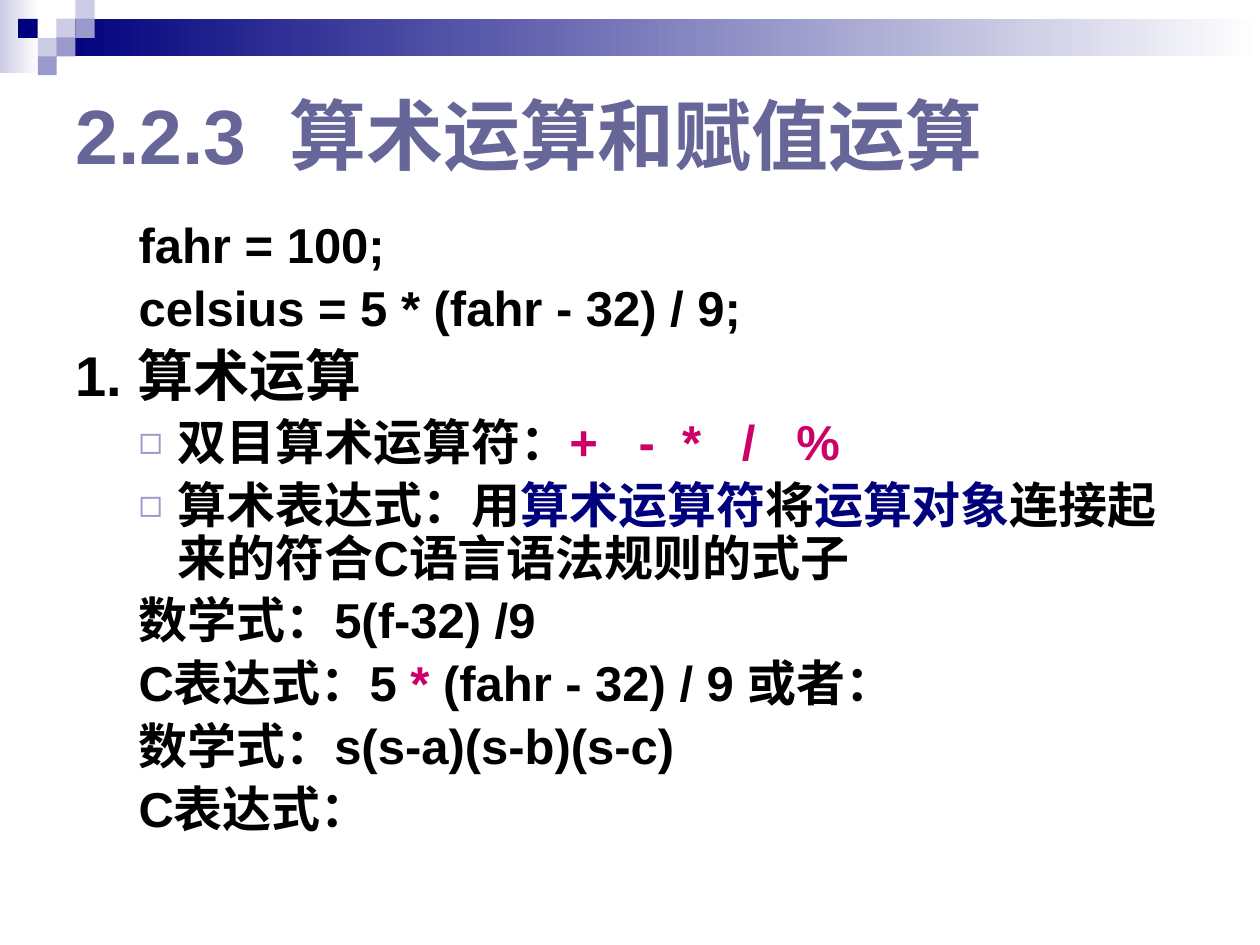
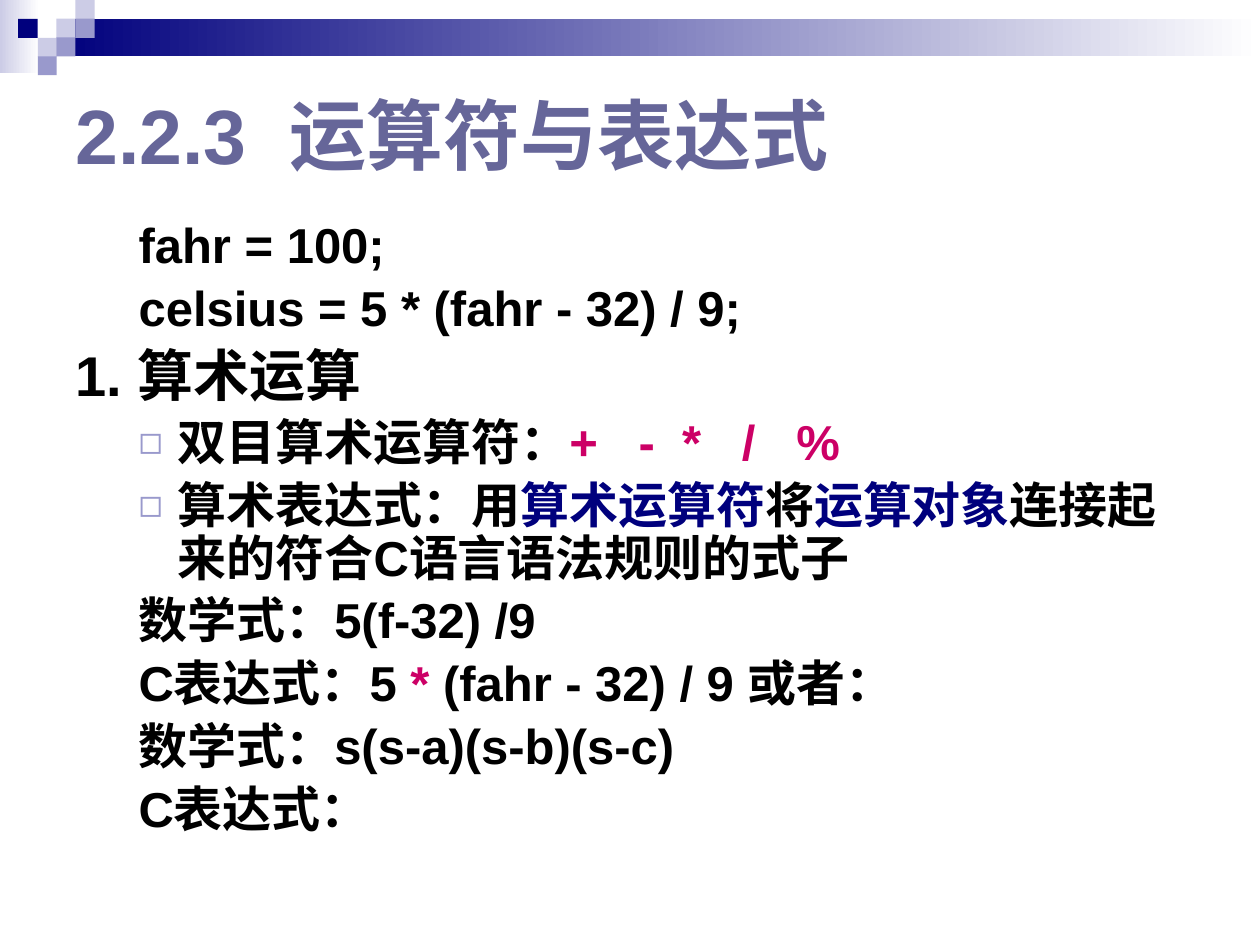
Before and after one commit to BruceY-rgb/sixingyangteaching-mkdocs, a slide deck: slide 29 of docs/day2/chap02用C语言编写程序.pptx. Drawn at 1260x945 pixels with LibreOffice and Linux fonts; fonts in the diff are those of the drawing. Boxes give left, top, right and bottom in pixels: in the first picture for what was removed or moved away, otherwise in the second. Text is boxed around its words. In the diff, an @@ line names an element or a change of style, - is before the commit and + after.

```diff
--- a/docs/day2/chap02用C语言编写程序.pptx
+++ b/docs/day2/chap02用C语言编写程序.pptx
@@ title at (76, 98, 829, 172): text changed @@
-2.2.3 算术运算和赋值运算
+2.2.3 运算符与表达式
```
Also in this commit, not shown: 2 other slides changed, 8 slides added, 19 other files.
